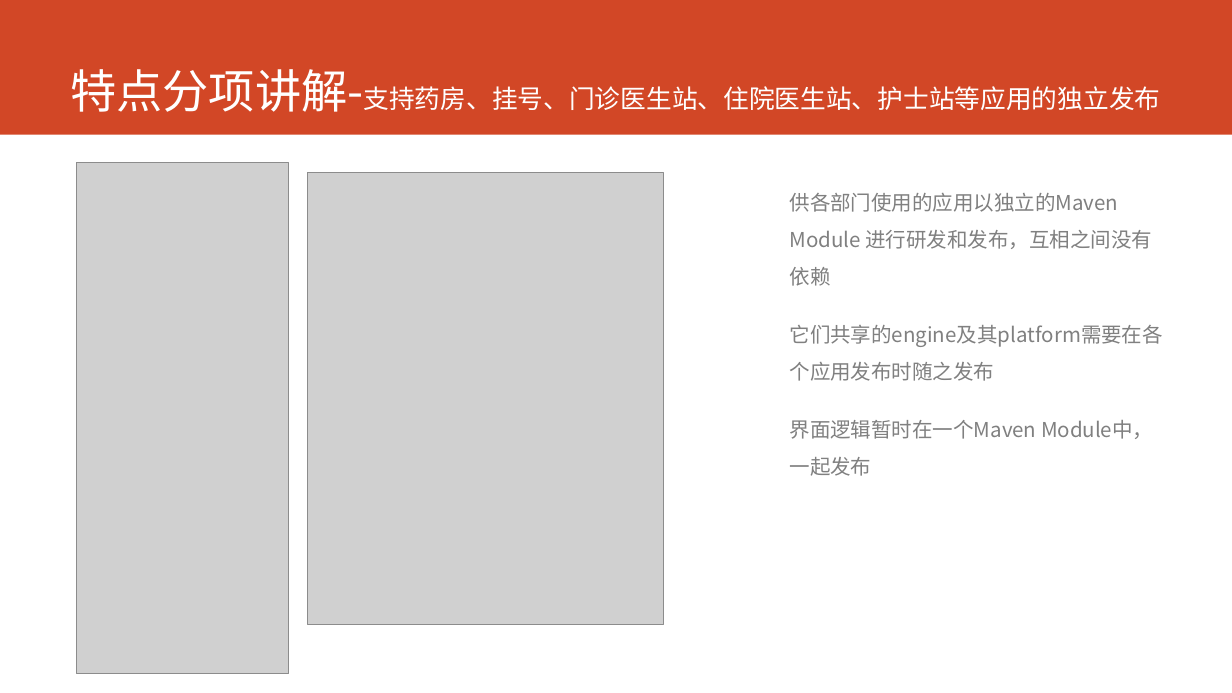
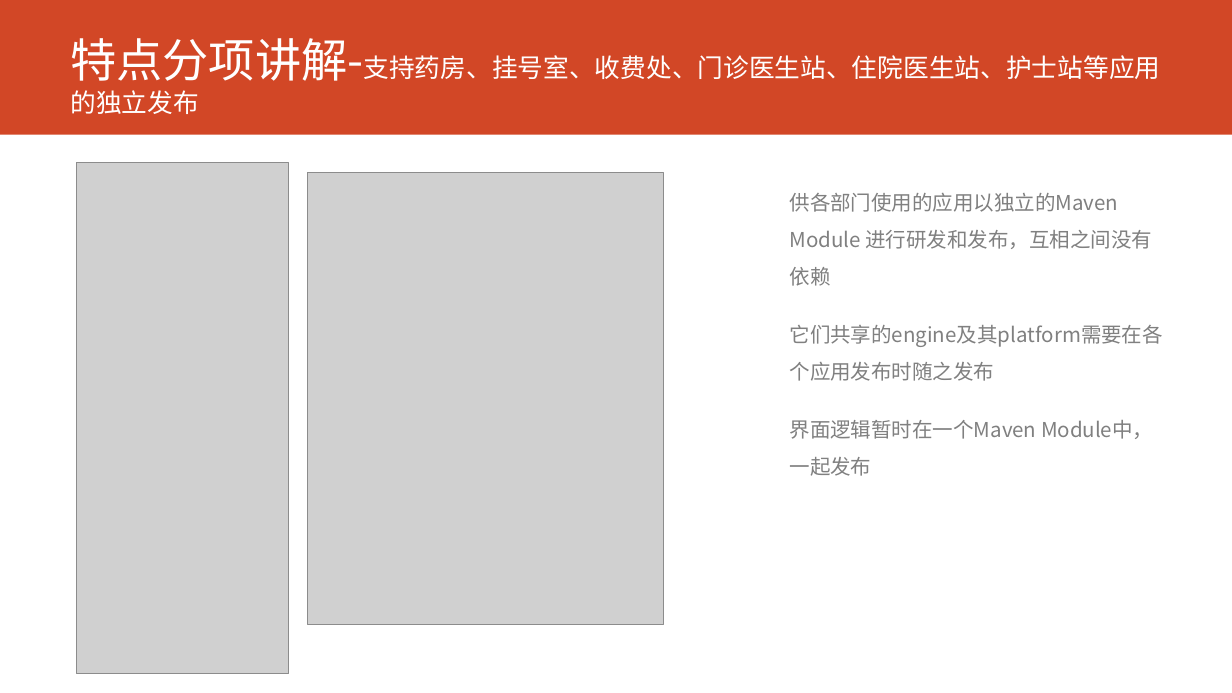
Before and after one commit to AppSecAI-TEST/hospital, a slide deck: slide 8 of doc/EVE新一代HIS核心系统.pptx. Drawn at 1232x693 pixels with LibreOffice and Linux fonts; fonts in the diff are those of the drawing; grey boxes stand for pictures. Boxes give left, top, right and bottom in pixels: in the first picture for what was removed or moved away, otherwise in the second. Text is boxed around its words. In the diff, an @@ line names an element or a change of style, - is before the commit and + after.

```diff
--- a/doc/EVE新一代HIS核心系统.pptx
+++ b/doc/EVE新一代HIS核心系统.pptx
@@ title at [70, 38, 1161, 114]: text changed @@
-特点分项讲解-支持药房、挂号、门诊医生站、住院医生站、护士站等应用的独立发布
+特点分项讲解-支持药房、挂号室、收费处、门诊医生站、住院医生站、护士站等应用的独立发布
```
Also in this commit, not shown: 6 other slides changed.
